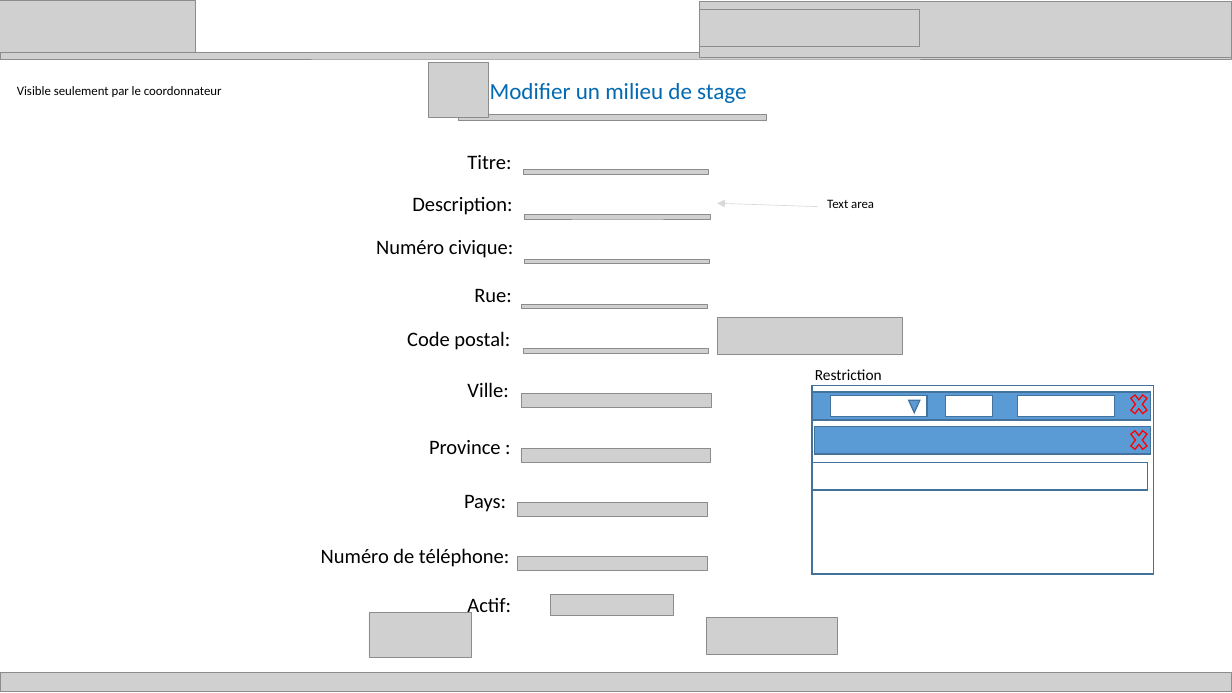
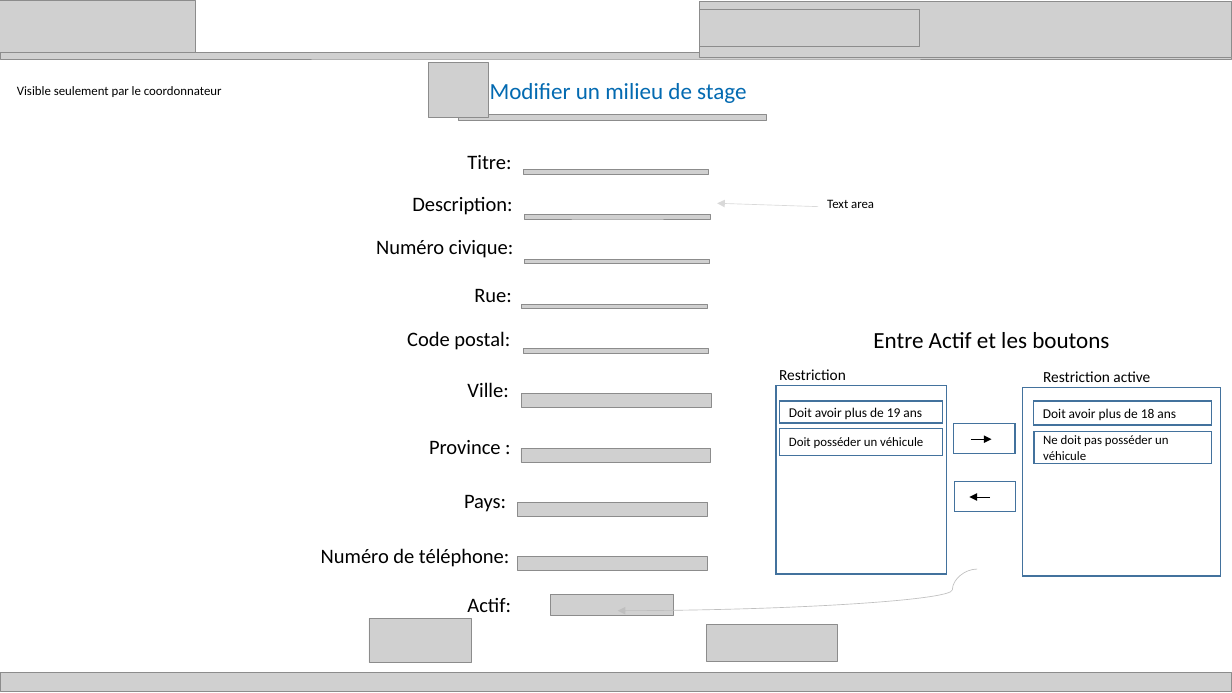
Before and after one commit to zacouse/GestionStages, a slide deck: slide 3 of Documentation/SchémaModificationMilieudeStage.pptx. Drawn at 1232x693 pixels with LibreOffice and Linux fonts; fonts in the diff are those of the drawing; grey boxes stand for pictures. Boxes give left, top, right and bottom in pixels: in the first picture for what was removed or moved away, otherwise in the second. Text is boxed around its words. In the diff, an @@ line names an element or a change of style, - is before the commit and + after.

Commit message:
Mise à jour schéma pour les restrictions et des scripts sql

```diff
--- a/Documentation/SchémaModificationMilieudeStage.pptx
+++ b/Documentation/SchémaModificationMilieudeStage.pptx
@@ picture removed at (x1=717, y1=318, x2=902, y2=355) @@
@@ text added at (x1=873, y1=332, x2=1109, y2=348), 18 pt, text #000000 @@
+Entre Actif et les boutons
@@ text "Restriction" moved from (x1=815, y1=369, x2=882, y2=380) to (x1=779, y1=369, x2=846, y2=380) @@
@@ rectangle resized from (x1=812, y1=385, x2=1154, y2=574) to (x1=776, y1=385, x2=947, y2=574) @@
@@ rectangle added at (x1=1023, y1=387, x2=1221, y2=576), fill #FFFFFF, outline #43739E 1 pt @@
@@ text added at (x1=1043, y1=371, x2=1150, y2=382), 12 pt, text #000000 @@
+Restriction active
@@ rectangle added at (x1=780, y1=401, x2=943, y2=423), fill #FFFFFF, outline #43739E 1 pt, 10.5 pt, text #000000 @@
+Doit avoir plus de 19 ans
@@ rectangle removed at (x1=812, y1=392, x2=1151, y2=420) @@
@@ rectangle removed at (x1=831, y1=396, x2=928, y2=416) @@
@@ triangle removed at (x1=909, y1=400, x2=920, y2=412) @@
@@ rectangle removed at (x1=1018, y1=396, x2=1115, y2=416) @@
@@ rectangle added at (x1=1034, y1=401, x2=1212, y2=425), fill #FFFFFF, outline #43739E 1 pt, 10.5 pt, text #000000 @@
+Doit avoir plus de 18 ans
@@ cross removed at (x1=1128, y1=390, x2=1151, y2=420) @@
@@ rectangle added at (x1=780, y1=429, x2=943, y2=456), fill #FFFFFF, outline #43739E 1 pt, 10 pt, text #000000 @@
+Doit posséder un véhicule
@@ rectangle removed at (x1=815, y1=426, x2=1151, y2=454) @@
@@ rectangle resized from (x1=945, y1=396, x2=993, y2=416) to (x1=954, y1=424, x2=1016, y2=454) @@
@@ arrow added from (971, 439) to (992, 439), #000000 0.5 pt @@
@@ rectangle added at (x1=1034, y1=432, x2=1212, y2=463), fill #FFFFFF, outline #43739E 1 pt, 10 pt, text #000000 @@
+Ne doit pas posséder un véhicule
@@ cross removed at (x1=1128, y1=425, x2=1151, y2=455) @@
@@ rectangle at (x1=955, y1=482, x2=1016, y2=511): rotation 0 to 180 degrees @@
@@ arrow added from (991, 497) to (970, 497), #000000 0.5 pt @@
@@ curved arrow added from (978, 569) to (617, 611), #BFBFBF 0.5 pt @@
@@ picture moved from (x1=369, y1=613, x2=470, y2=657) to (x1=369, y1=618, x2=470, y2=663) @@
@@ picture moved from (x1=707, y1=618, x2=838, y2=655) to (x1=707, y1=625, x2=838, y2=662) @@
```
Also in this commit, not shown: 6 other slides changed, 1 slide added, 2 other files.
